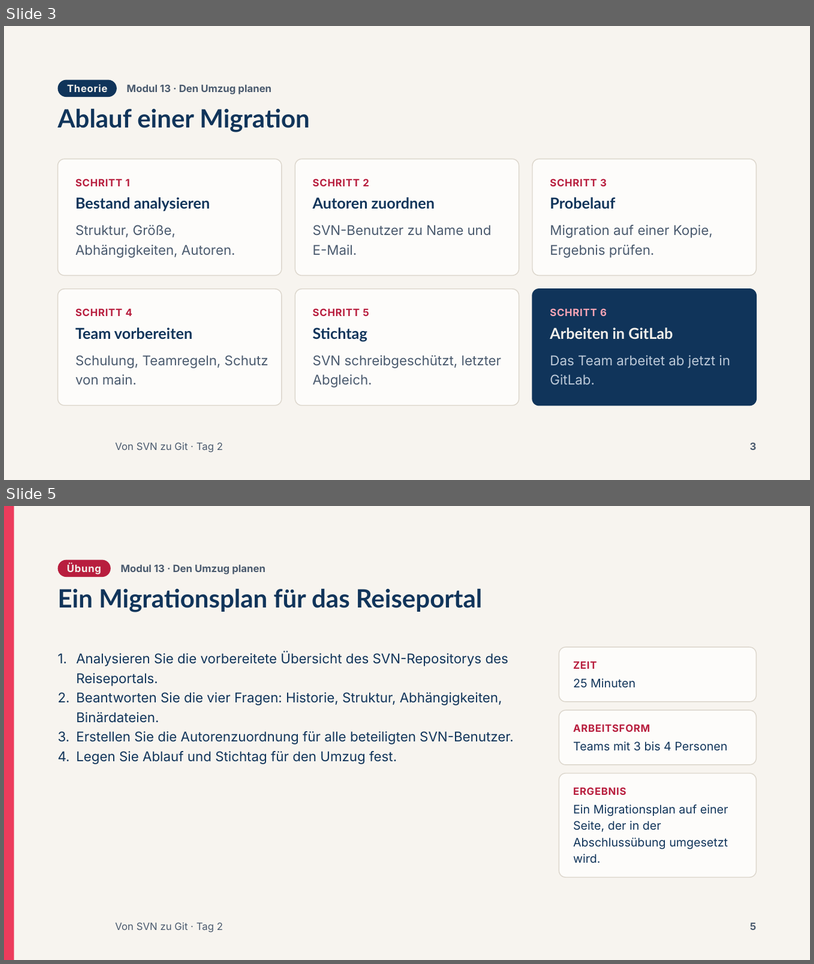
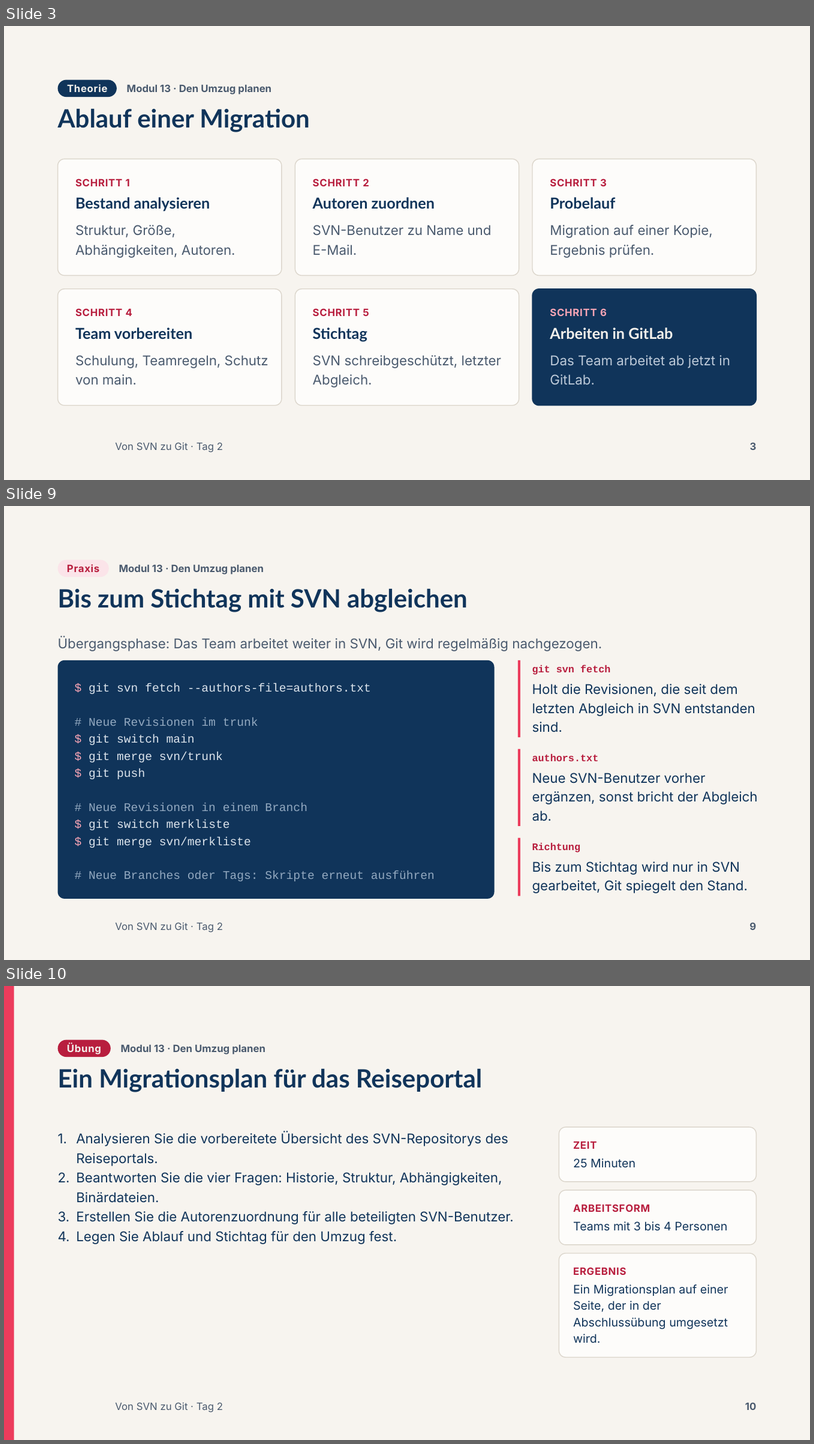
Before and after one commit to AndreasSchoenfeldUser/Von-SVN-zu-Git-Workshop, a slide deck: slides/pptx/kapitel/t2-13-umzug-planen.pptx. Shown one above the other, each under a label of ours: slides 3 and 5 before the commit, slides 3, 9 and 10 after it; the slides between them are not shown. The pictures are 814x964 and 814x1444 pixels, drawn with LibreOffice and Linux fonts; fonts in the diff are those of the drawing; background and template pictures are left out. Boxes give left, top, right and bottom in pixels: in the first picture for what was removed or moved away, otherwise in the second. Text is boxed around its words. In the diff, an @@ line names an element or a change of style, - is before the commit and + after.

```diff
--- a/slides/pptx/kapitel/t2-13-umzug-planen.pptx
+++ b/slides/pptx/kapitel/t2-13-umzug-planen.pptx
@@ slide 9 added at [4,506,810,960], background #F7F4EF; not listed: 1 template element that a slide beside it also shows @@
@@ rounded rectangle added at [58,560,109,577], fill #FBE4E9 @@
@@ text added at [67,564,99,572], 12 pt, text #B81E3E, bold @@
+Praxis
@@ text added at [119,564,264,574], 12 pt, text #4A5A6E, bold @@
+Modul 13 · Den Umzug planen
@@ title added at [58,588,468,612], 30 pt, text #10345A, bold @@
+Bis zum Stichtag mit SVN abgleichen
@@ text added at [58,636,602,651], 16 pt, text #4A5A6E @@
+Übergangsphase: Das Team arbeitet weiter in SVN, Git wird regelmäßig nachgezogen.
@@ rounded rectangle added at [58,660,495,898], fill #10345A @@
@@ rectangle added at [518,660,521,737], fill #EC3C5C @@
@@ text added at [533,665,611,675], 12 pt, text #B81E3E, bold @@
+git svn fetch
@@ text added at [89,683,435,881], 14 pt, text #DCE4EC @@
+$ git svn fetch --authors-file=authors.txt
+# Neue Revisionen im trunk
+$ git switch main
+$ git merge svn/trunk
+$ git push
+# Neue Revisionen in einem Branch
+$ git switch merkliste
+$ git merge svn/merkliste
+# Neue Branches oder Tags: Skripte erneut ausführen
@@ text added at [533,684,756,732], 16 pt, text #10345A @@
+Holt die Revisionen, die seit dem letzten Abgleich in SVN entstanden sind.
@@ rectangle added at [518,749,521,826], fill #EC3C5C @@
@@ text added at [533,754,599,761], 12 pt, text #B81E3E, bold @@
+authors.txt
@@ text added at [533,772,758,821], 16 pt, text #10345A @@
+Neue SVN-Benutzer vorher ergänzen, sonst bricht der Abgleich ab.
@@ rectangle added at [518,838,521,895], fill #EC3C5C @@
@@ text added at [533,843,581,852], 12 pt, text #B81E3E, bold @@
+Richtung
@@ text added at [533,861,748,893], 16 pt, text #10345A @@
+Bis zum Stichtag wird nur in SVN gearbeitet, Git spiegelt den Stand.
@@ page number added at [750,922,756,930], 12 pt, text #4A5A6E, bold @@
+9
@@ what was slide 5 is now slide 10 @@
@@ page number at [746,1402,757,1410]: text changed @@
-5
+10
```
Also in this commit, not shown: 5 other slides added, 1 slide removed, 22 other files.
